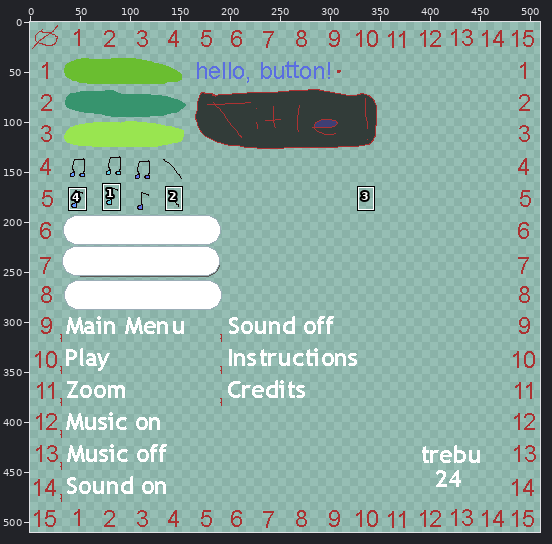
Two states of a pixel-art file, src-resources/ludumDare43/images/512-32-gui.aseprite. Above: a wide view before the commit, with the close-up outlined.
Close-up. Old version:
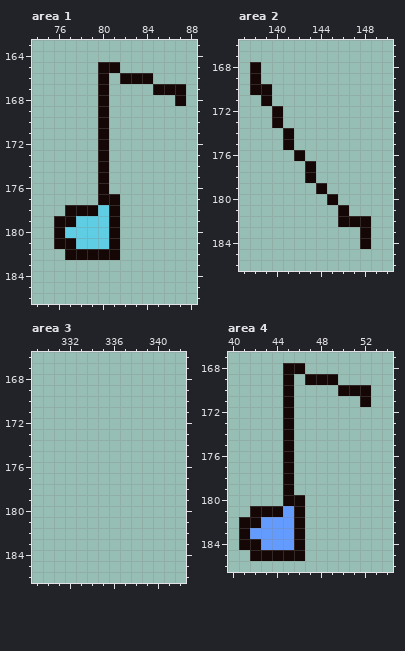
512x512 pixels, 1 frame. Shown: area 1: x 74..88, y 163..186; area 2: x 137..150, y 166..186; area 3: x 329..342, y 166..186; area 4: x 40..54, y 167..186. The wide view leaves out empty margins. The commit also changed other parts of the picture, which this record leaves out.
After:
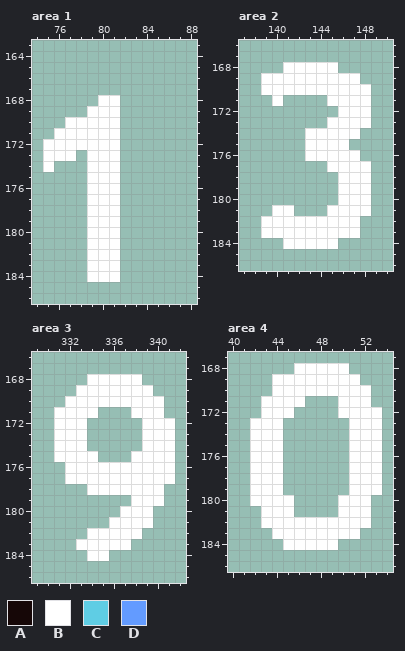
Palette (. is transparent): A #160707  B #ffffff  C #5fcde4  D #639bff
Edits made:
Changed rows in their new state; - is an unchanged pixel.
Area 1:
first column x 75:
165 -----..------
166 -----.-...---
167 -----.----...
168 -----BB-----.
169 ----BBB------
170 --BBBBB------
171 -BBBBBB------
172 BBBBBBB------
173 BBB-BBB------
174 B---BBB------
175 ----BBB------
176 ----BBB------
177 ----BBB------
178 --..BBB------
179 -...BBB------
180 -...BBB------
181 -...BBB------
182 --..BBB------
183 ----BBB------
184 ----BBB------
Area 2:
first column x 138:
168 .--BBBBB---
169 .BBBBBBBBB-
170 .BBBBBBBBBB
171 -.B----BBBB
172 --.-----BBB
173 --.----BBBB
174 ---.-BBBBB-
175 ---.-BBBB--
176 ----.BBBBB-
177 -----.-BBBB
178 -----.--BBB
179 ------.-BBB
180 -------.BBB
181 --BB---BBBB
182 -BBBBBBBBB.
183 -BBBBBBBBB.
184 ---BBBBB--.
Area 3:
first column x 331:
168 ---BBBBB---
169 --BBBBBBB--
170 -BBBBBBBBB-
171 BBBB---BBB-
172 BBB-----BBB
173 BBB-----BBB
174 BBB-----BBB
175 BBBB---BBBB
176 -BBBBBBBBBB
177 -BBBBBBBBBB
178 ---BBBBBBB-
179 -------BBB-
180 ------BBB--
181 -----BBBB--
182 ---BBBBB---
183 --BBBBB----
184 ---BB------
Area 4:
first column x 41:
168 ----.BBBBB---
169 ---BBBBBBBB--
170 ---BBBBBBBBB-
171 --BBBB---BBB-
172 --BBB----BBBB
173 -BBB.-----BBB
174 -BBB.-----BBB
175 -BBB.-----BBB
176 -BBB.-----BBB
177 -BBB.-----BBB
178 -BBB.-----BBB
179 -BBB.-----BBB
180 -BBBB.---BBB-
181 -.BBB.---BBB-
182 ..BBBBBBBBBB-
183 ...BBBBBBBB--
184 ....BBBBB----
185 -.....-------
Where, in picture pixels (left, top, right, bottom), the same in both close-ups:
changed: (43, 62, 186, 282)
changed: (250, 62, 371, 249)
added: (54, 374, 175, 561)
changed: (239, 363, 382, 561)
